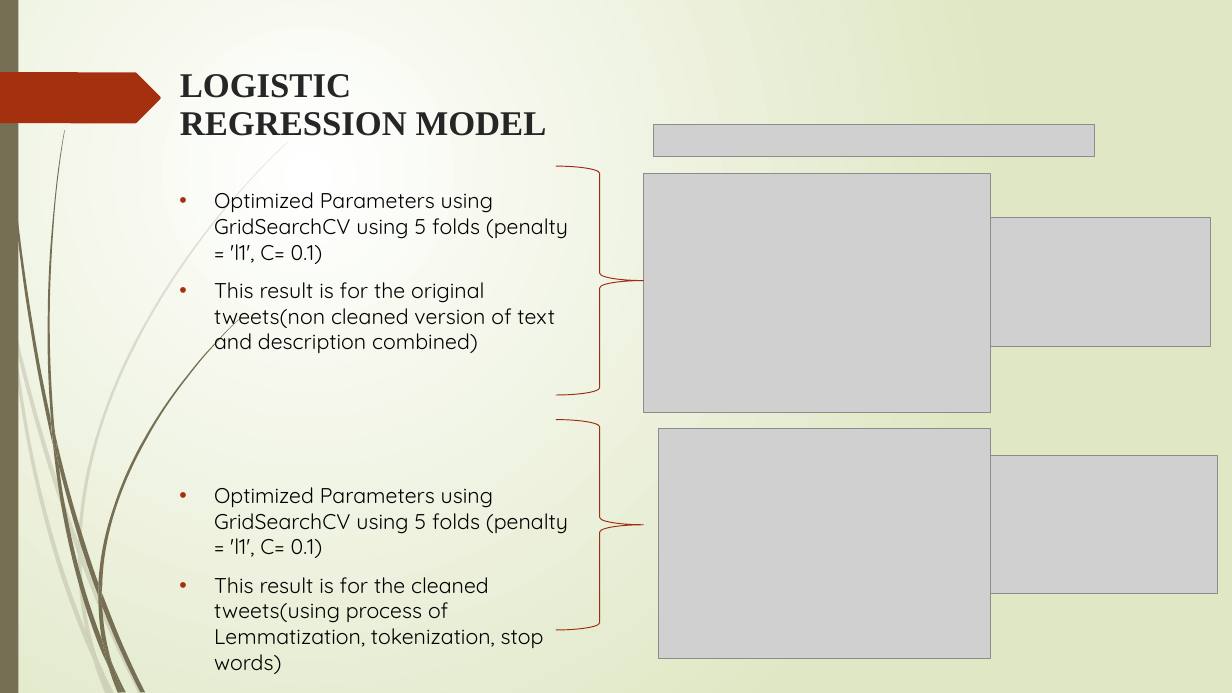
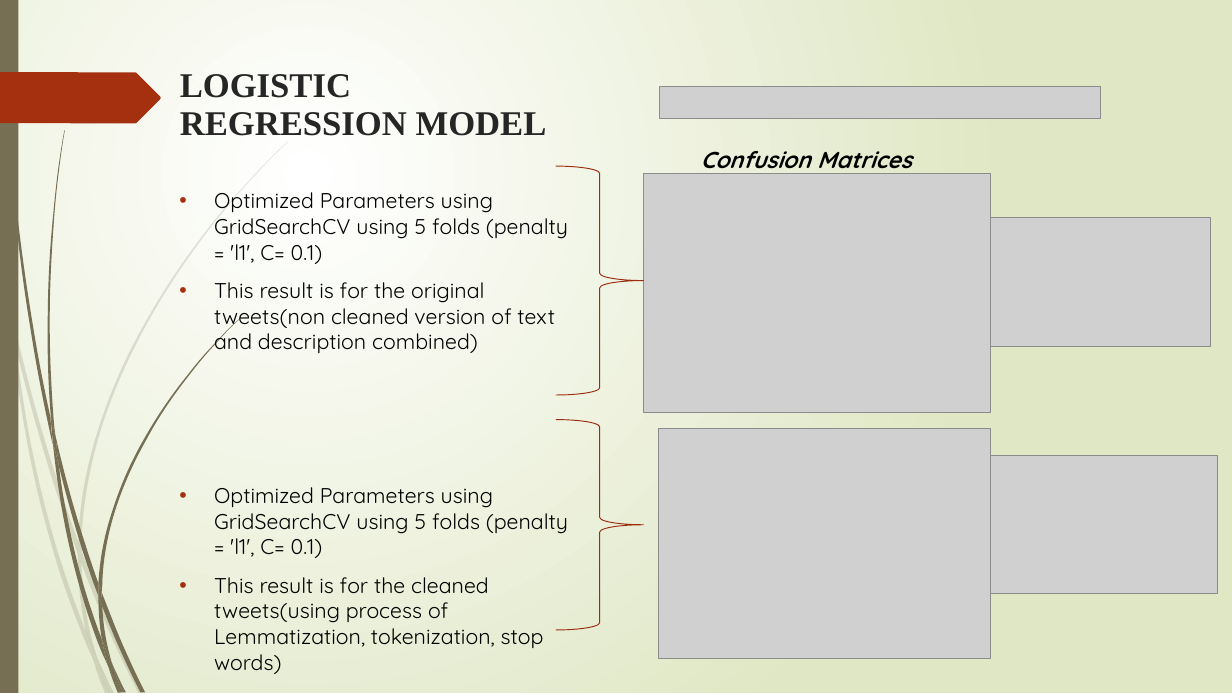
Before and after one commit to Ravi19911992/Springboard-Capstone-2, a slide deck: slide 12 of Capstone_Project_2_ppt.pptx. Drawn at 1232x693 pixels with LibreOffice and Linux fonts; fonts in the diff are those of the drawing; grey boxes stand for pictures. Boxes give left, top, right and bottom in pixels: in the first picture for what was removed or moved away, otherwise in the second. Text is boxed around its words. In the diff, an @@ line names an element or a change of style, - is before the commit and + after.

```diff
--- a/Capstone_Project_2_ppt.pptx
+++ b/Capstone_Project_2_ppt.pptx
@@ picture: place and size @@
-picture at bbox=[653, 125, 1094, 156]
+picture at bbox=[660, 87, 1101, 118]
@@ text added at bbox=[701, 151, 912, 174], 18 pt, text #000000, bold, italic @@
+Confusion Matrices
```
Also in this commit, not shown: 5 other slides changed.
